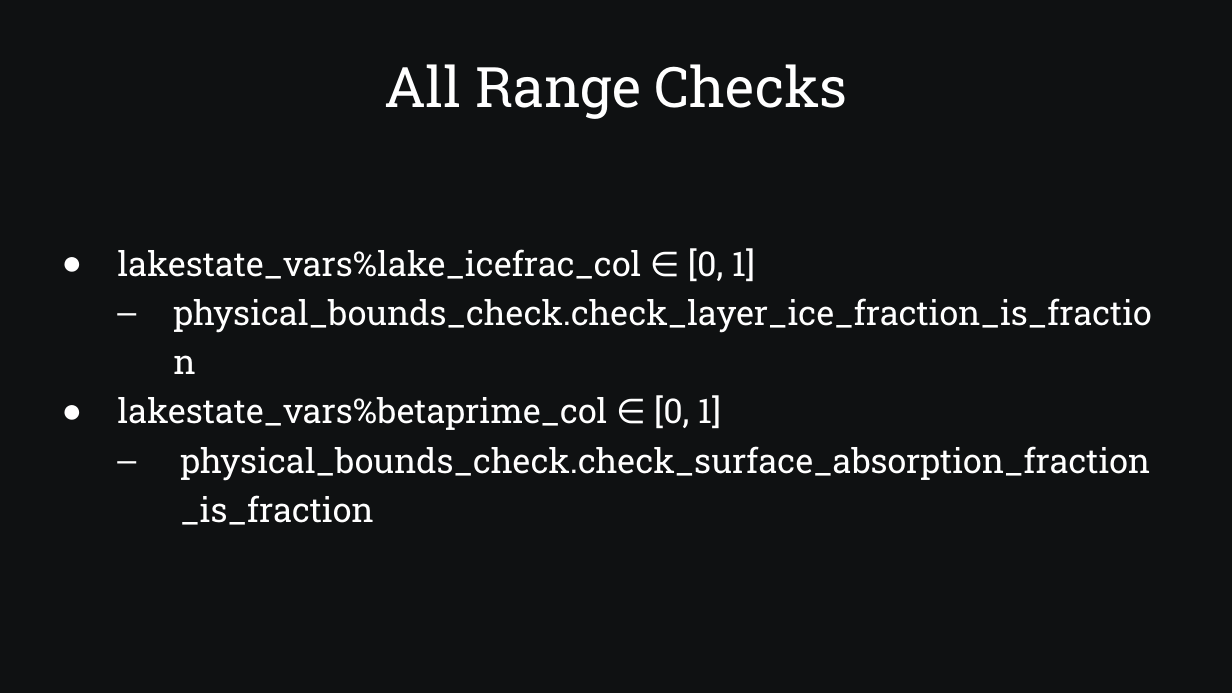
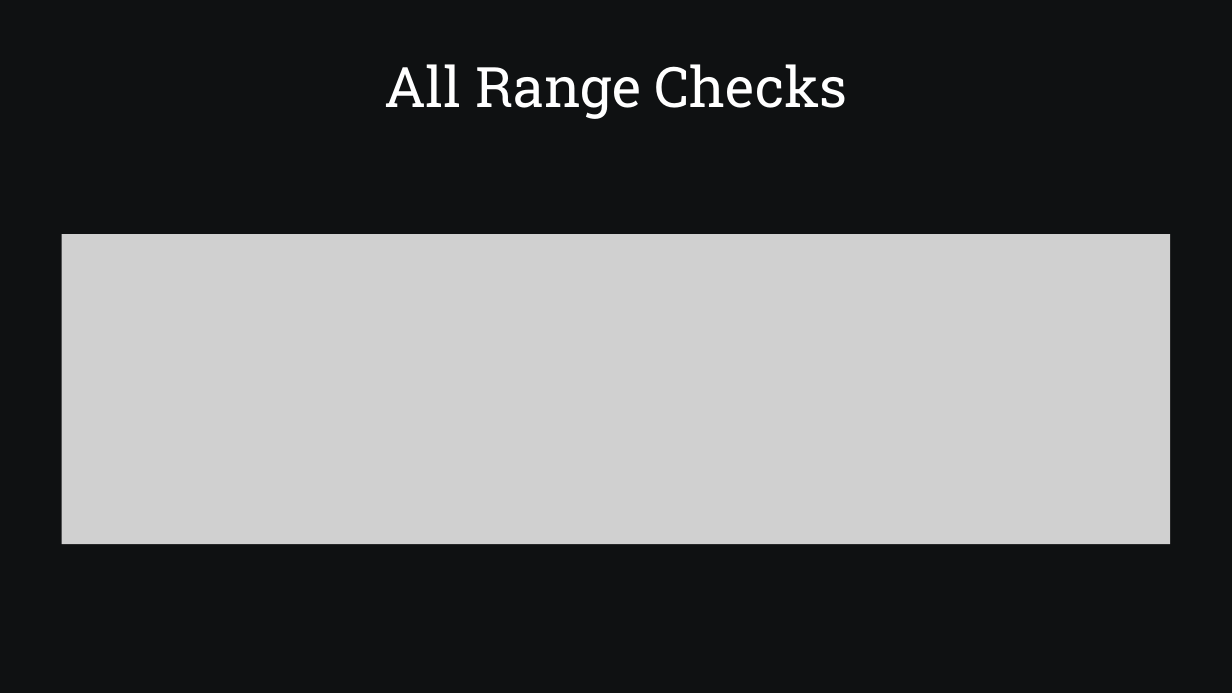
Before and after one commit to SamAllen06/lake_temp_work, a slide deck: slide 23 of documentation/for_collaborators/AnalysisOverview.pptx. Drawn at 1232x693 pixels with LibreOffice and Linux fonts; fonts in the diff are those of the drawing; grey boxes stand for pictures. Boxes give left, top, right and bottom in pixels: in the first picture for what was removed or moved away, otherwise in the second. Text is boxed around its words. In the diff, an @@ line names an element or a change of style, - is before the commit and + after.

Commit message:
Make syntax and formatting consistent for check types slides

```diff
--- a/documentation/for_collaborators/AnalysisOverview.pptx
+++ b/documentation/for_collaborators/AnalysisOverview.pptx
@@ picture added at (61, 235, 1171, 544) @@
@@ text removed at (117, 248, 1151, 525) @@
-● lakestate_vars%lake_icefrac_col ∈ [0, 1]
-  – physical_bounds_check.check_layer_ice_fraction_is_fraction
-● lakestate_vars%betaprime_col ∈ [0, 1]
-  – physical_bounds_check.check_surface_absorption_fraction_is_fraction
```
Also in this commit, not shown: 9 other slides changed, 1 slide added, 1 other file.
